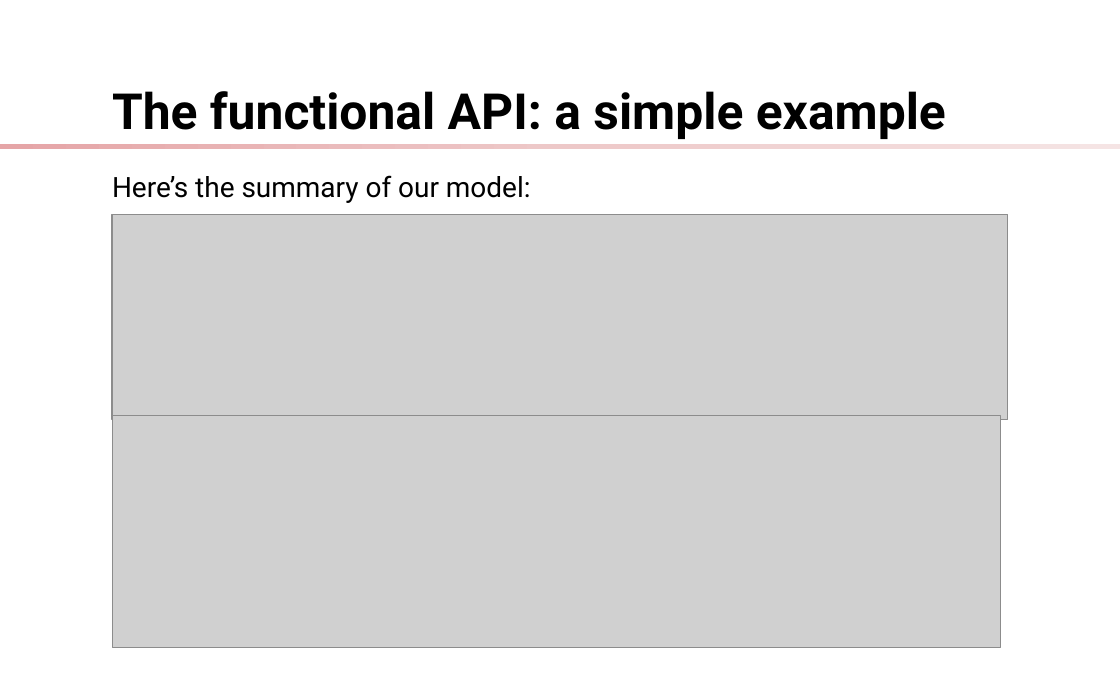
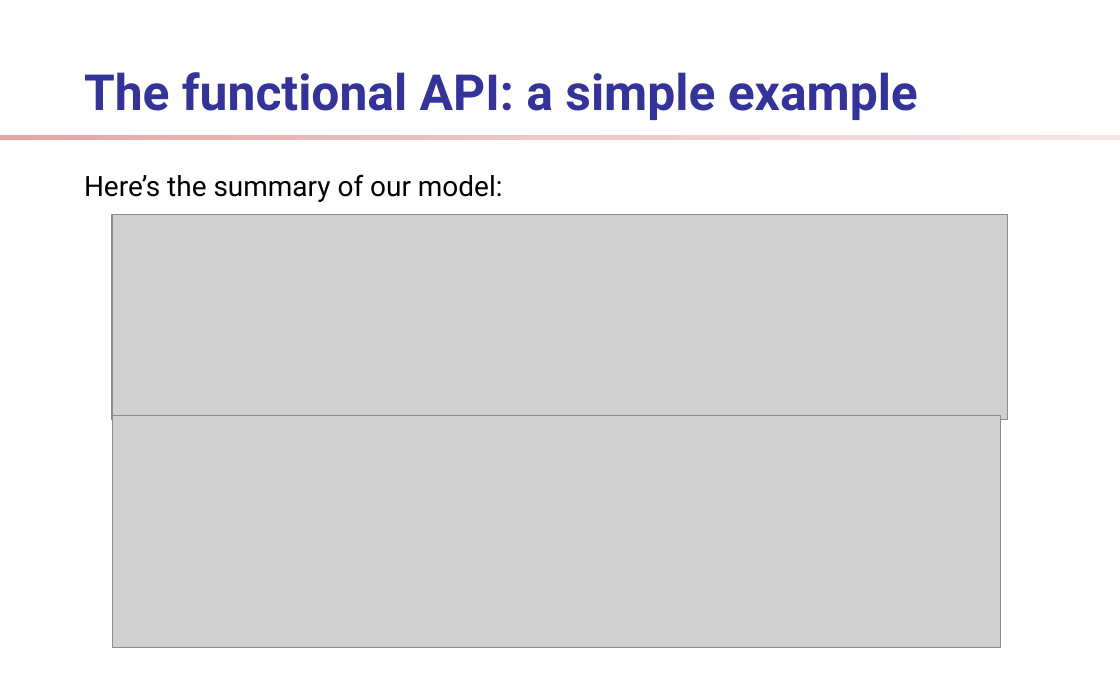
Before and after one commit to ShelpAm/learn-deep-learning, a slide deck: slide 20 of docs/presentation.odp. Drawn at 1120x700 pixels with LibreOffice and Linux fonts; fonts in the diff are those of the drawing; grey boxes stand for pictures; background and template pictures are left out. Boxes give left, top, right and bottom in pixels: in the first picture for what was removed or moved away, otherwise in the second. Text is boxed around its words. In the diff, an @@ line names an element or a change of style, - is before the commit and + after.

```diff
--- a/docs/presentation.odp
+++ b/docs/presentation.odp
@@ title "The functional API: a simple ...": place and size @@
-title "The functional API: a simple ..." at (112,91,946,139)
+title "The functional API: a simple ..." at (84,72,918,120)
@@ title "The functional API: a simple ..." at (84,72,918,120): text colour #000000 to #333399 @@
@@ rectangle: place and size @@
-rectangle at (0,144,1120,149)
+rectangle at (0,136,1120,140)
@@ text "Here’s the summary of our ...": place and size @@
-text "Here’s the summary of our ..." at (112,175,531,203)
+text "Here’s the summary of our ..." at (84,174,503,202)
```
Also in this commit, not shown: 19 other slides changed, 6 slides added, 5 other files.
